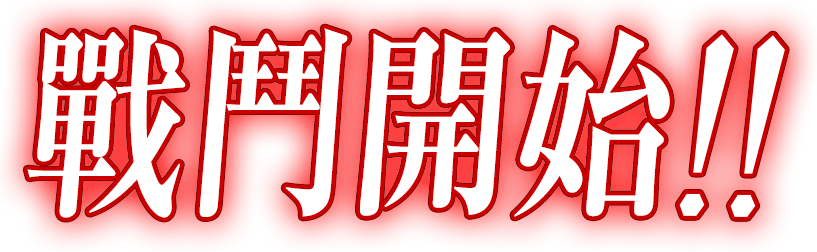
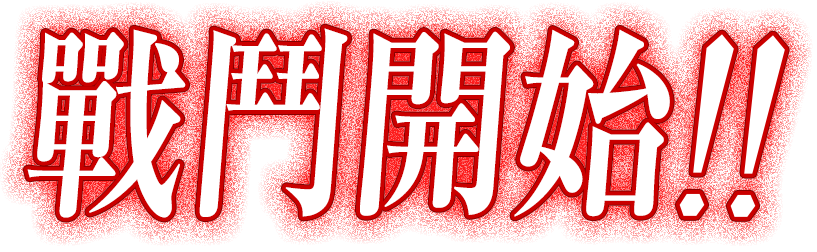
Revision of a layered 817px x 252px image; what changed, layer by layer:
pixels changed over (x1=0, y1=0, x2=817, y2=252) (layer not identified)
